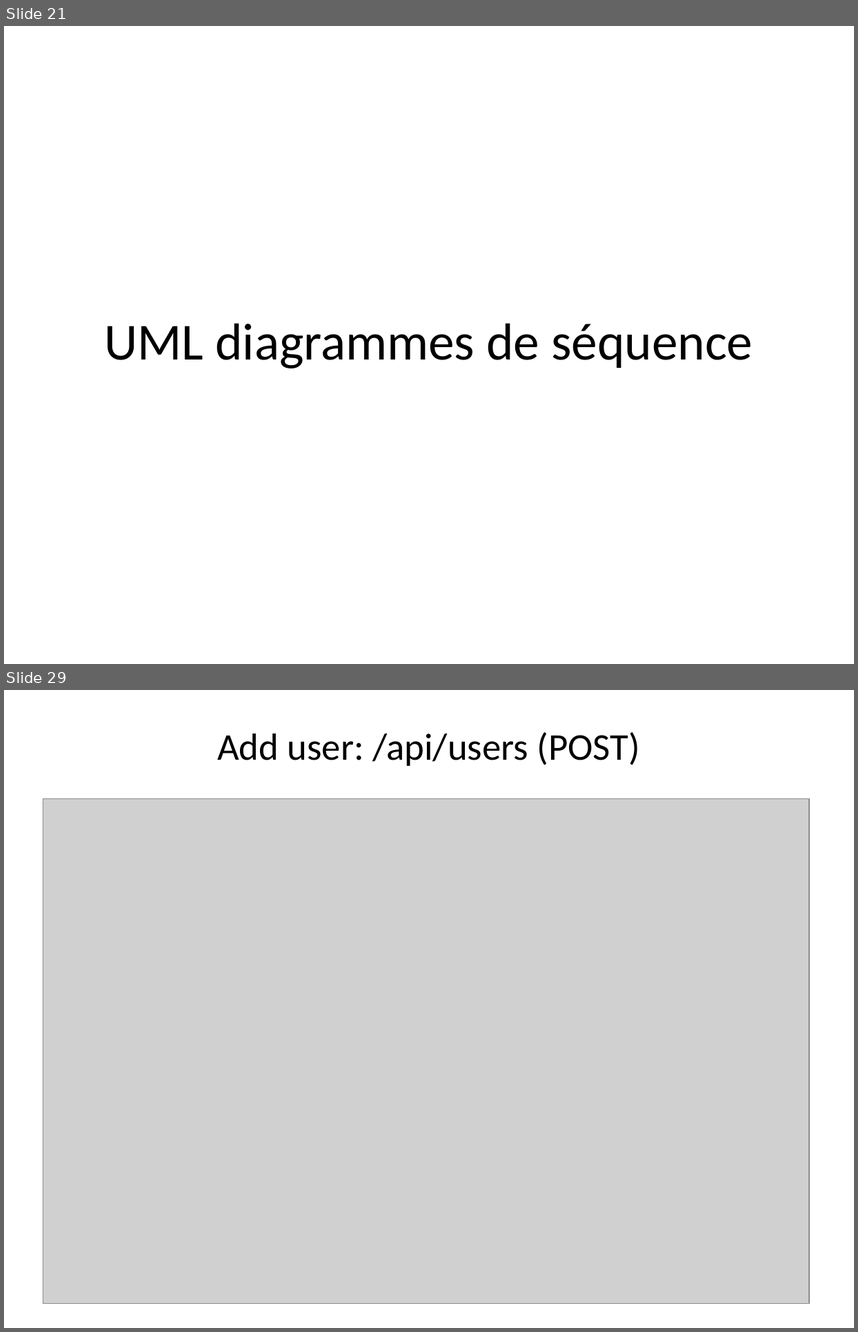
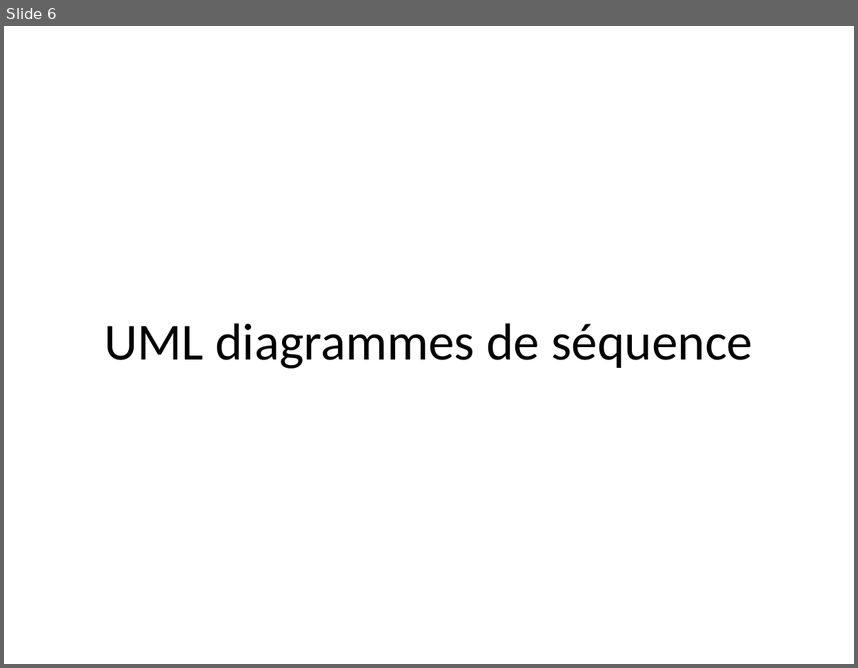
Before and after one commit to yohannzaoui/projet8_ToDo_and_Co, a slide deck: docs/ppt/ToDo&Co.pptx. Shown one above the other, each under a label of ours: slides 21 and 29 before the commit, slide 6 after it; the slides between them are not shown. The pictures are 858x1332 and 858x668 pixels, drawn with LibreOffice and Linux fonts; fonts in the diff are those of the drawing; grey boxes stand for pictures. Boxes give left, top, right and bottom in pixels: in the first picture for what was removed or moved away, otherwise in the second. Text is boxed around its words. In the diff, an @@ line names an element or a change of style, - is before the commit and + after.

```diff
--- a/docs/ppt/ToDo&Co.pptx
+++ b/docs/ppt/ToDo&Co.pptx
@@ slide 29 removed at (x1=4, y1=690, x2=854, y2=1328), background #FFFFFF @@
@@ title removed at (x1=217, y1=732, x2=639, y2=766) @@
-Add user: /api/users (POST)
@@ picture removed at (x1=43, y1=799, x2=810, y2=1303) @@
@@ what was slide 21 is now slide 6 @@
```
Also in this commit, not shown: 2 slides changed, 12 slides added, 26 other slides removed, 3 other files.
